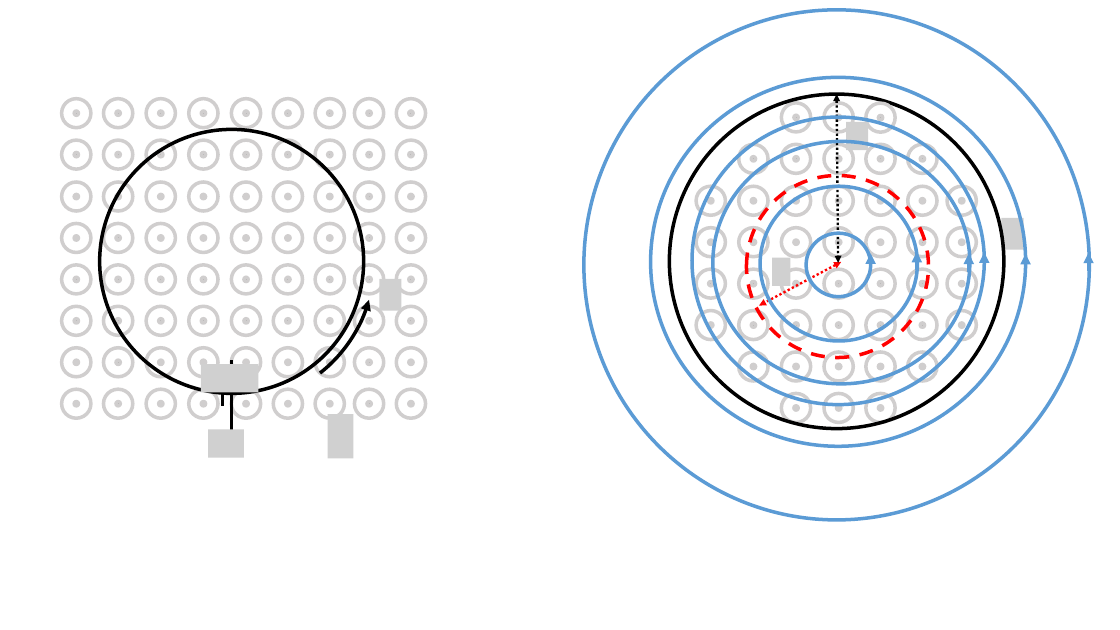
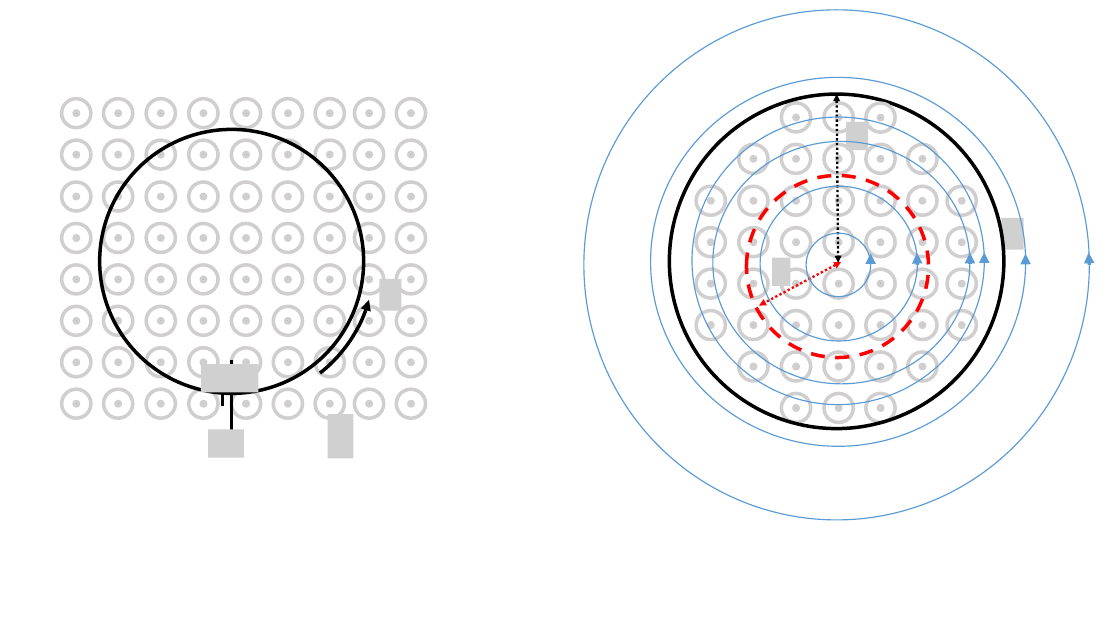
Before and after one commit to OSTP/PhysicsArtofModelling, a slide deck: slide 6 of tex/figures/Induction/Figures.pptx. Drawn at 1120x630 pixels with LibreOffice and Linux fonts; fonts in the diff are those of the drawing; grey boxes stand for pictures; background and template pictures are left out. Boxes give left, top, right and bottom in pixels: in the first picture for what was removed or moved away, otherwise in the second. Text is boxed around its words. In the diff, an @@ line names an element or a change of style, - is before the commit and + after.

```diff
--- a/tex/figures/Induction/Figures.pptx
+++ b/tex/figures/Induction/Figures.pptx
@@ outline #5B9BD5 3 pt to #5B9BD5 1 pt in 6 elements at <box>807,234,871,297</box>, <box>713,141,970,384</box>, <box>760,187,918,341</box>, <box>692,117,985,404</box>, <box>651,77,1026,446</box>, <box>584,10,1090,520</box> @@
@@ arrow moved from (918, 270) - (918, 252) to (918, 265) - (918, 253) @@
@@ arrow moved from (969, 271) - (969, 254) to (970, 263) - (970, 253) @@
@@ arrow moved from (985, 271) - (985, 252) to (985, 261) - (985, 252) @@
@@ arrow moved from (1026, 272) - (1026, 254) to (1026, 262) - (1026, 254) @@
@@ arrow moved from (1089, 271) - (1089, 253) to (1090, 265) - (1089, 253) @@
```
Also in this commit, not shown: 1 slide added, 9 other files.
